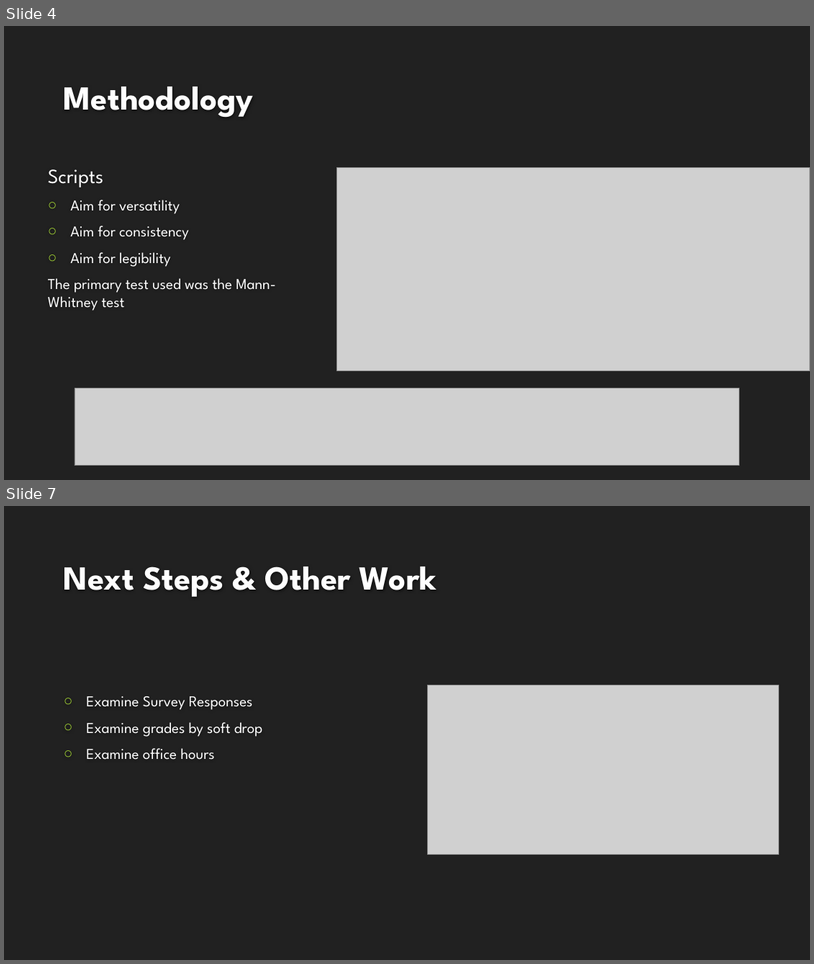
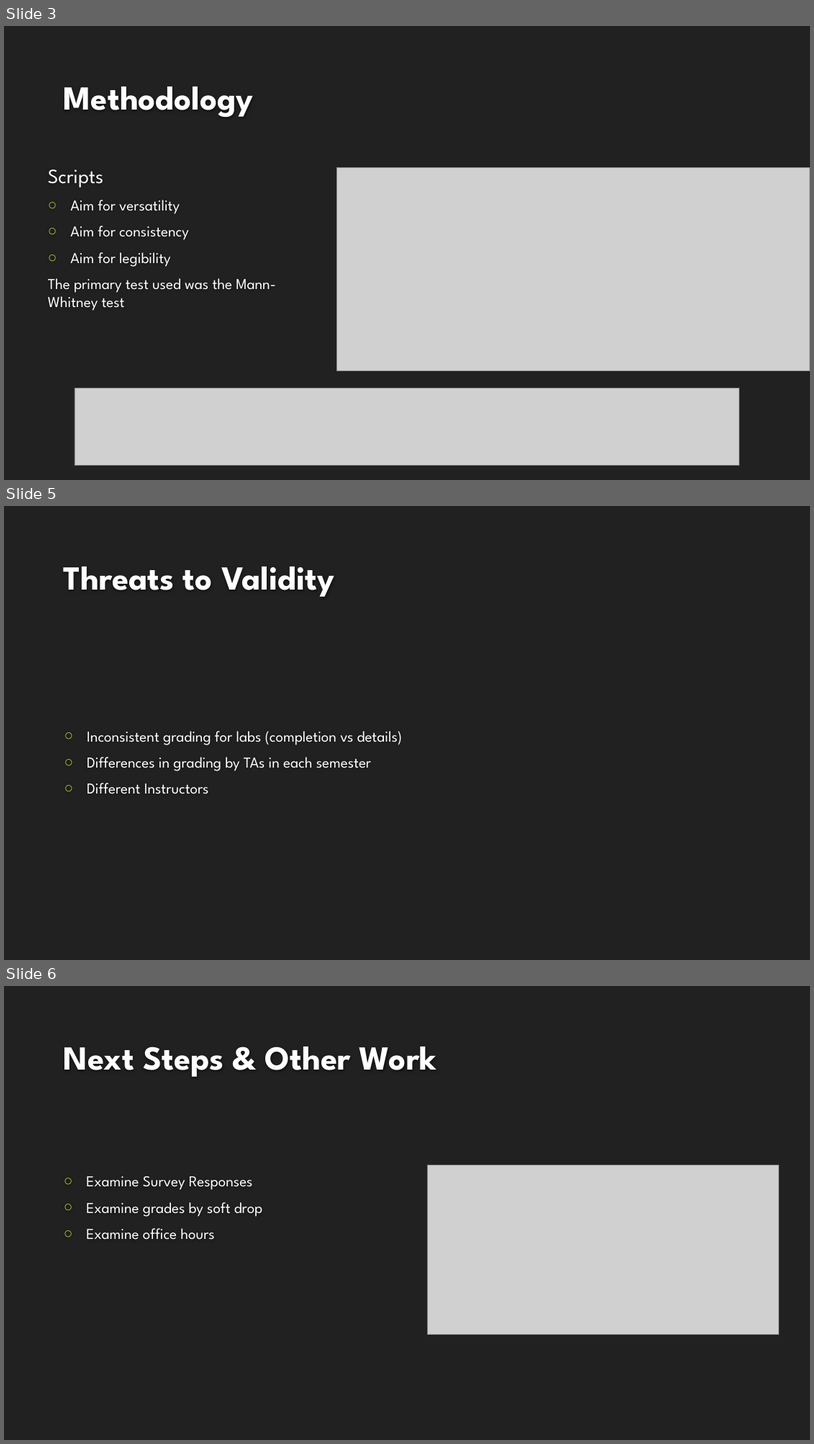
Before and after one commit to adamAbram/reu, a slide deck: CSC216 Comparison.pptx. Shown one above the other, each under a label of ours: slides 4 and 7 before the commit, slides 3, 5 and 6 after it; the slides between them are not shown. The pictures are 814x964 and 814x1444 pixels, drawn with LibreOffice and Linux fonts; fonts in the diff are those of the drawing; grey boxes stand for pictures; background and template pictures are left out. Boxes give left, top, right and bottom in pixels: in the first picture for what was removed or moved away, otherwise in the second. Text is boxed around its words. In the diff, an @@ line names an element or a change of style, - is before the commit and + after.

```diff
--- a/CSC216 Comparison.pptx
+++ b/CSC216 Comparison.pptx
@@ slide 5 added at bbox=[4, 506, 810, 960], background #212121 @@
@@ title added at bbox=[64, 566, 334, 597], 40 pt, text #FEFEFE, bold @@
+Threats to Validity
@@ text added at bbox=[87, 731, 403, 794], 18 pt, text #FFFFFF @@
+○ Inconsistent grading for labs (completion vs details)
+○ Differences in grading by TAs in each semester
+○ Different Instructors
@@ what was slide 4 is now slide 3 @@
@@ what was slide 7 is now slide 6 @@
```
Also in this commit, not shown: 2 other slides added, 3 slides removed, 1 other file.
